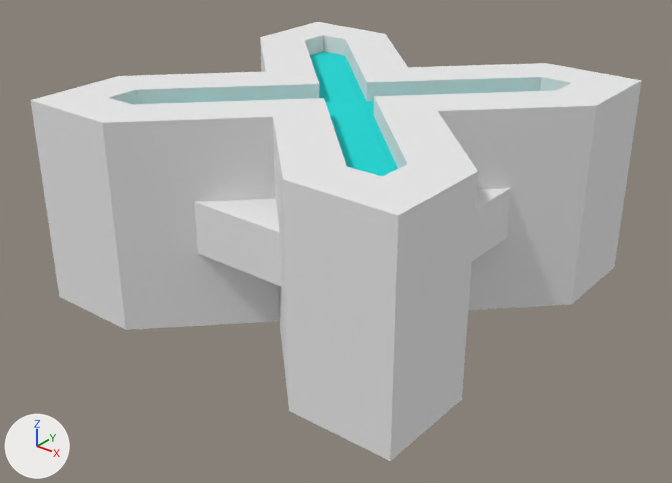
What one commit did to the Blender file client/vyex/assets/3d_models/piece4_5.blend.
Rendered twice from a camera (50 mm lens) standing at (2.57, -3.28, 1.99) and looking at (0.03, -0.11, 0.03). The axes (+X, +Y, +Z) are drawn at lower left. The lights are the same throughout.
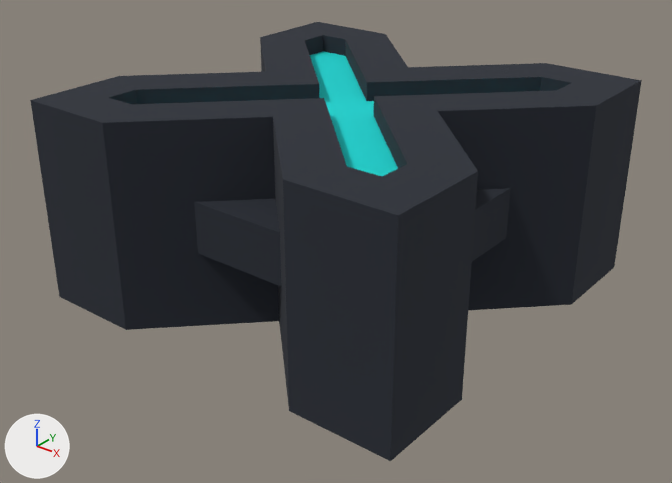
What differs and where, as boxes [x1, y1, x2, y2] in the pictures (672 x 483 px):
'Cube.001', recoloured: [30, 22, 642, 461] in both
'Cube.006', recoloured: [194, 188, 511, 287] in both

Edits to the bpy script that builds the scene:
```text
Change mat_material_001:
    mat_material_001.base_color: (0.823, 0.823, 0.823) -> (0.0185, 0.0232, 0.0343)  # white #eaeaea -> dark blue #252a34
```
